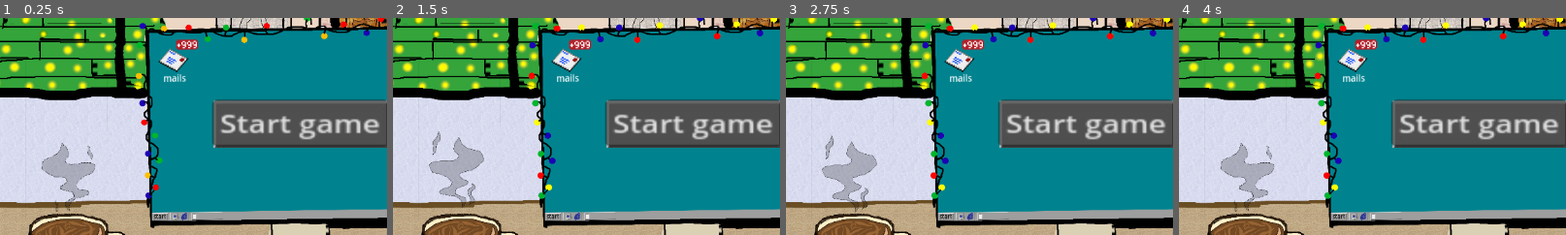
Above: before the commit, frames 1-4 (left to right).
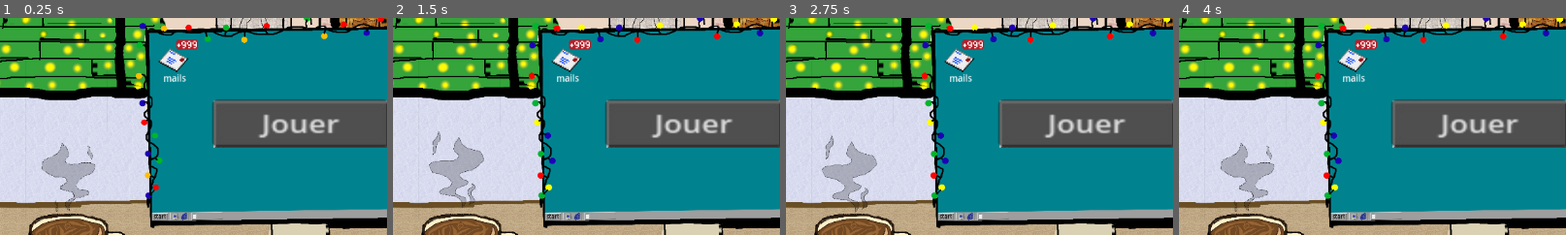
Above: after the commit, the same moments.

Repository: probakilla/SupeSoja
Game: Godot game, scene res://scenes/popup/camera.tscn
The game is run twice, just before and just after one commit, with the same random seed, the same clock (stepped at 60 frames per second) and the same inputs.
Inputs (mouse positions are % of the whole screen's width and height, from its top left):
- Up to frame 1 (0.25 s): no input
- Up to frame 2 (1.5 s): move the mouse to (72, 45) at 0.52 s; move the mouse to (30, 55) at 1.27 s
- Up to frame 3 (2.75 s): tap Enter at 2 s; move the mouse to (60, 28) at 2.02 s
- Up to frame 4 (4 s): tap Space at 2.75 s; move the mouse to (45, 70) at 2.77 s; move the mouse to (80, 65) at 3.52 s
The pictures show only the part of the screen within x 13-63%, y 22-72%; the shares and areas given below are measured in that part.

The runs differ from the first frame. In frame 1, 2.1% of the frame differs, in the area x 57-98%, y 44-57%; in frame 2, 2.1%; in frame 3, 2.1%; in frame 4, 2.1%.

Commit message:
Fixing merge issues

Diff:
--- a/scenes/popup/camera.tscn
+++ b/scenes/popup/camera.tscn
@@ -467,5 +467,5 @@
 offset_right = 20.99997
 offset_bottom = 15.250002
 scale = Vector2(1.5370212, 0.9872733)
-text = "Start game"
+text = "Jouer"
 script = ExtResource("2_dlwdm")
--- a/scripts/game_manager.gd
+++ b/scripts/game_manager.gd
@@ -1,4 +1,4 @@
-extends Control
+extends Node
 
 var game_started: bool = false
 var popup_game_started: bool = false
--- a/scripts/main.gd
+++ b/scripts/main.gd
@@ -58,12 +58,12 @@
 	if game_manager.popup_game_started:
 		return
 
-	game_manager.popup_game_ongoing = true
+	game_manager.popup_game_started = true
 	button_animator.play("click")
 	var popup_minigame = popup_screen.instantiate()
 	add_child(popup_minigame)
 	popup_minigame.game_ended.connect(_on_popup_game_finished)
-	game_manager.popup_game_ongoing = false
+	game_manager.popup_game_started = false
 
 
 func _ready() -> void:
